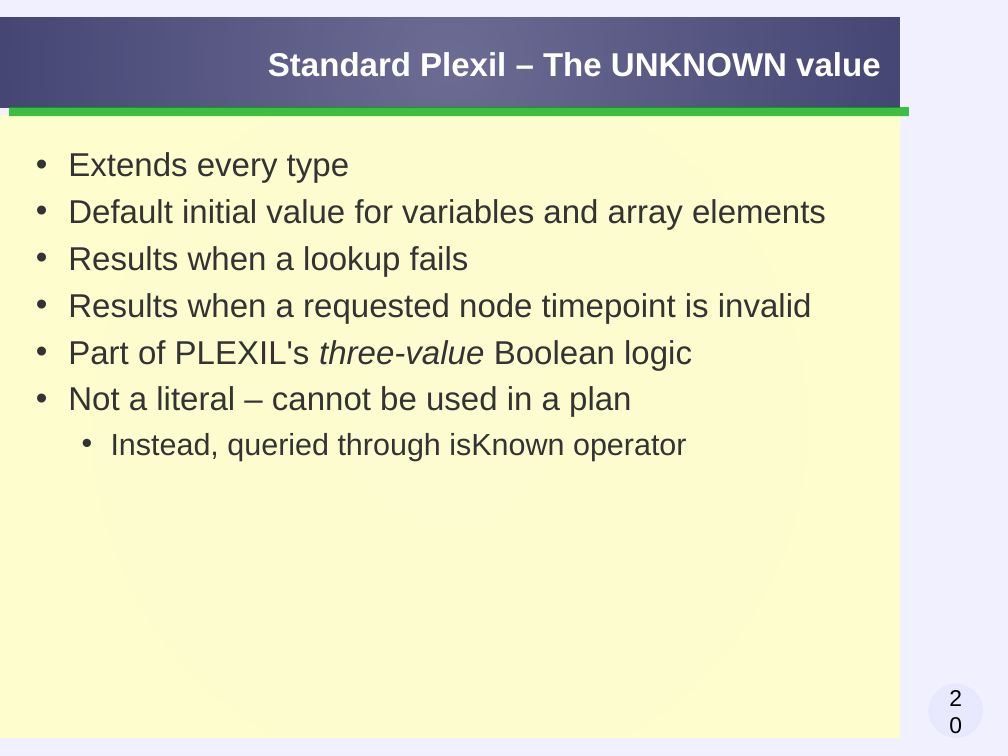
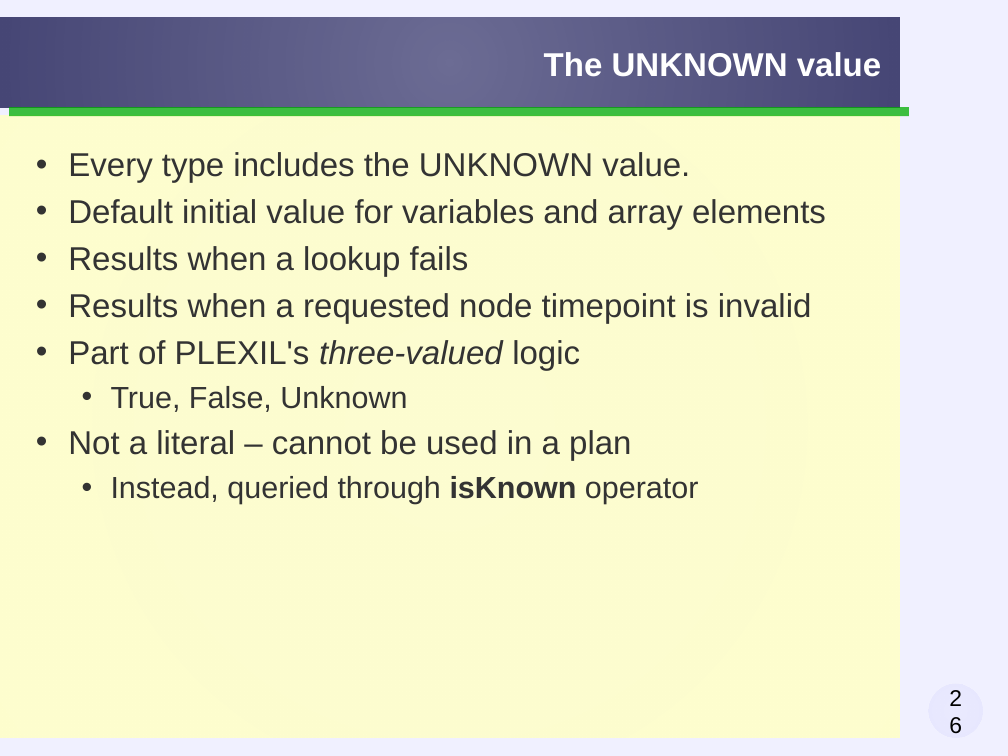
Before and after one commit to taless474/plexil, a slide deck: slide 26 of workshop/slides/plexil-workshop-language.odp (slide 20 before the commit). Drawn at 1008x756 pixels with LibreOffice and Linux fonts; fonts in the diff are those of the drawing; background and template pictures are left out. Boxes give left, top, right and bottom in pixels: in the first picture for what was removed or moved away, otherwise in the second. Text is boxed around its words. In the diff, an @@ line names an element or a change of style, - is before the commit and + after.

Commit message:
revised for Plexil 1.5

```diff
--- a/workshop/slides/plexil-workshop-language.odp
+++ b/workshop/slides/plexil-workshop-language.odp
@@ title at bbox=[544, 52, 881, 77]: text changed @@
-Standard Plexil – The UNKNOWN value
+The UNKNOWN value
@@ text at bbox=[68, 152, 690, 183]: text changed @@
-• Extends every type
+• Every type includes the UNKNOWN value.
@@ text at bbox=[68, 340, 580, 412]: text changed @@
-• Part of PLEXIL's three-value Boolean logic
+• Part of PLEXIL's three-valued logic
+  • True, False, Unknown
@@ text at bbox=[111, 476, 699, 504]: bold on in "isKnown" @@
@@ page number at bbox=[928, 684, 982, 738]: text changed @@
-20
+26
```
Also in this commit, not shown: 30 other slides changed, 8 slides added, 2 slides removed, 1 other file.
